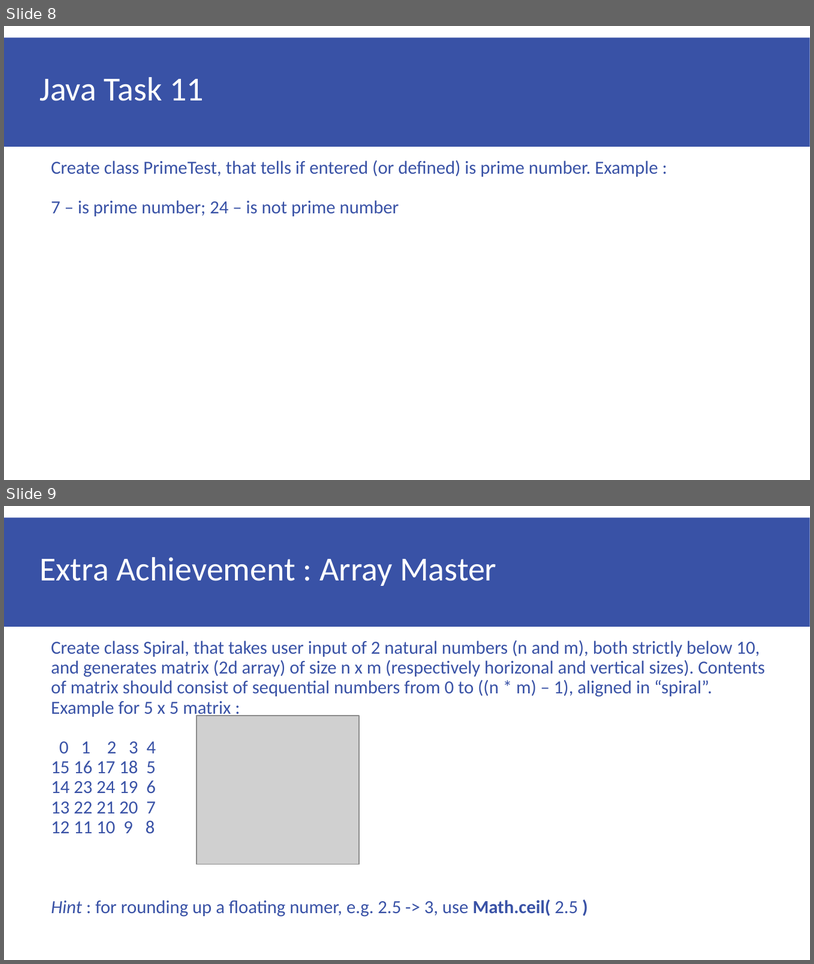
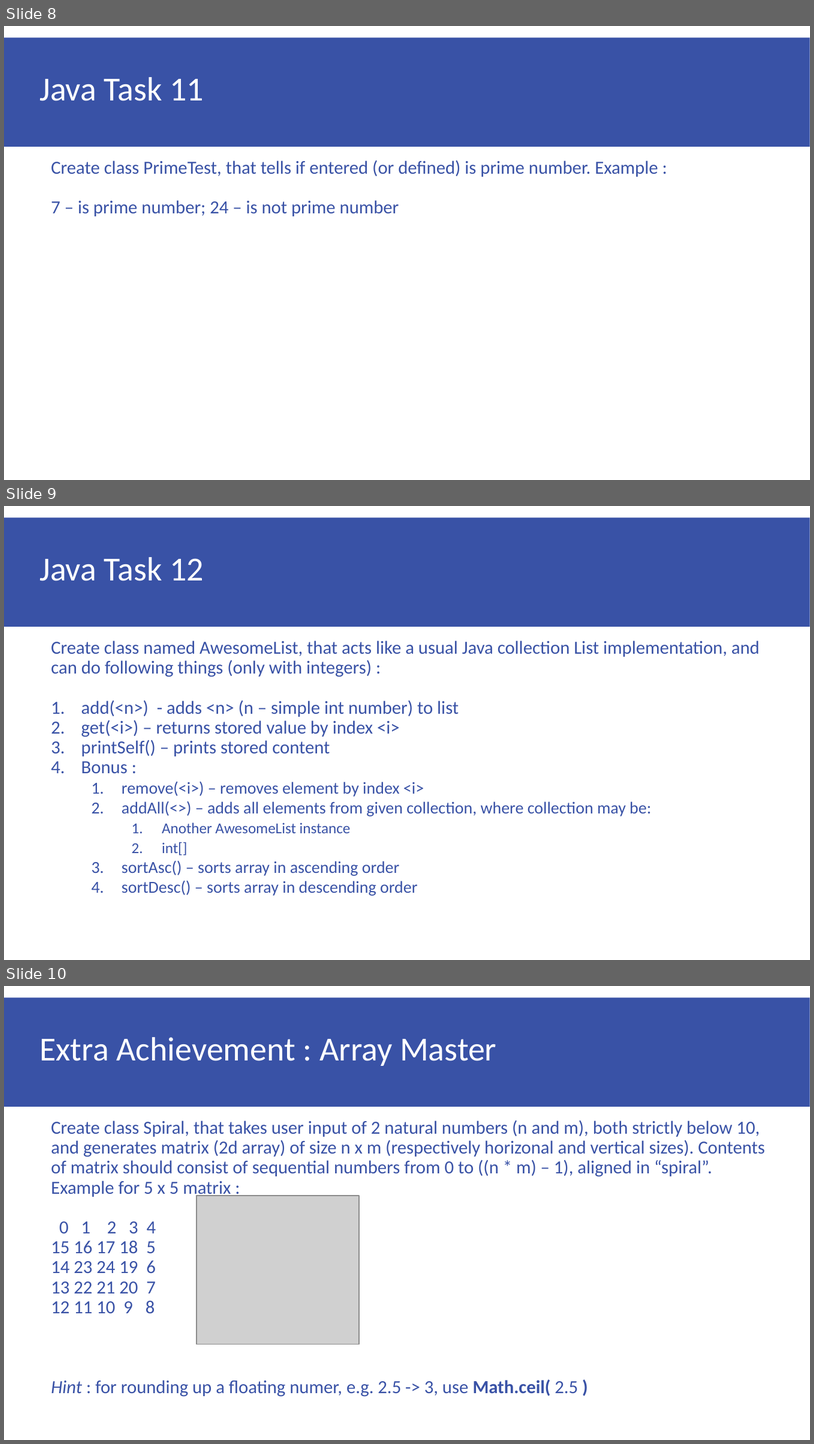
Before and after one commit to rcsyg/rcs-preboot, a slide deck: Java Homework 02 (eng).pptx. Shown one above the other, each under a label of ours: slides 8 and 9 before the commit, slides 8, 9 and 10 after it. The pictures are 814x964 and 814x1444 pixels, drawn with LibreOffice and Linux fonts; fonts in the diff are those of the drawing; grey boxes stand for pictures. Boxes give left, top, right and bottom in pixels: in the first picture for what was removed or moved away, otherwise in the second. Text is boxed around its words. In the diff, an @@ line names an element or a change of style, - is before the commit and + after.

Commit message:
String & own-made collections + adjusted homework file

```diff
--- a/Java Homework 02 (eng).pptx
+++ b/Java Homework 02 (eng).pptx
@@ slide 9 added at (x1=4, y1=506, x2=810, y2=960), background #FFFFFF; not listed: 1 template element that a slide beside it also shows @@
@@ title added at (x1=39, y1=557, x2=204, y2=581), 30 pt, text #FFFFFF @@
+Java Task 12
@@ text added at (x1=51, y1=640, x2=760, y2=895), 16.5 pt, text #3952A6 @@
+Create class named AwesomeList, that acts like a usual Java collection List implementation, and can do following things (only with integers) :
+1. add(<n>) - adds <n> (n – simple int number) to list
+2. get(<i>) – returns stored value by index <i>
+3. printSelf() – prints stored content
+4. Bonus :
+  1. remove(<i>) – removes element by index <i>
+  2. addAll(<>) – adds all elements from given collection, where collection may be:
+    1. Another AwesomeList instance
+    2. int[]
+  3. sortAsc() – sorts array in ascending order
+  4. sortDesc() – sorts array in descending order
@@ what was slide 9 is now slide 10 @@
```
Also in this commit, not shown: 4 other files.
